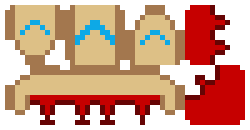
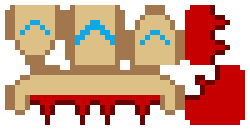
Two versions of the same layered image (250 x 130). Layer-by-layer changes:
painted on "Bleeds" over [40, 120, 115, 125]
